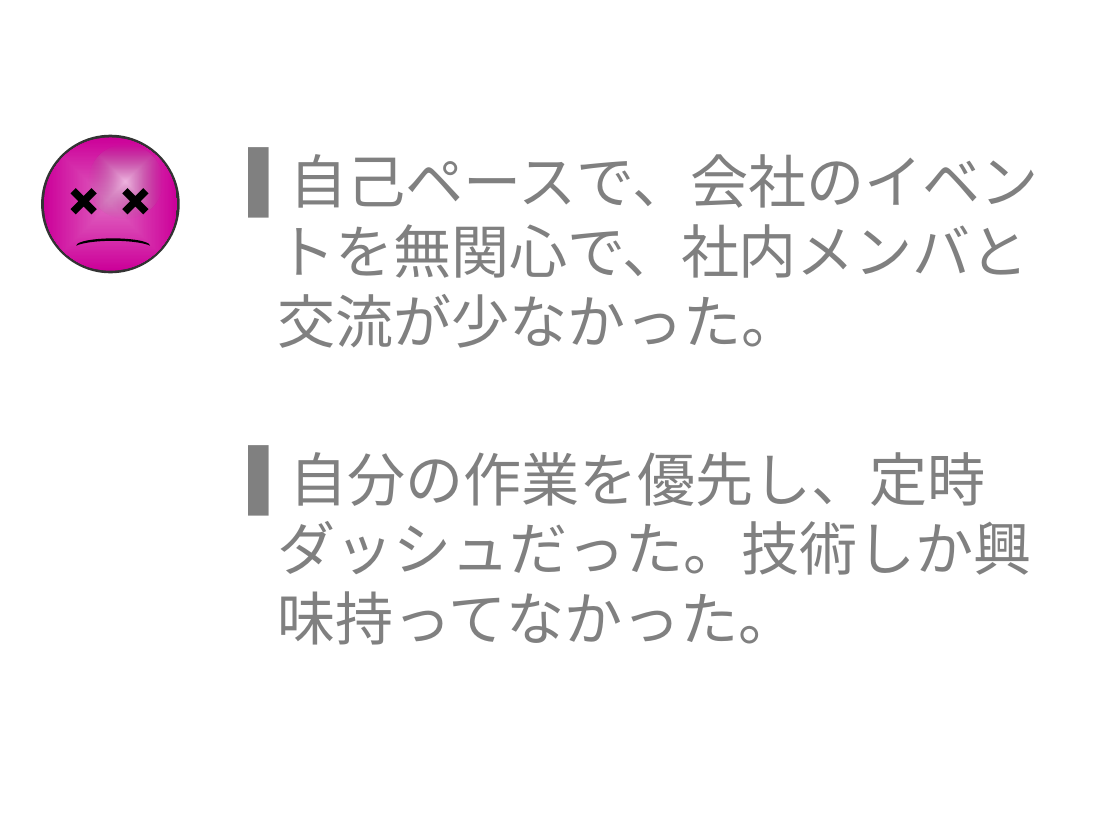
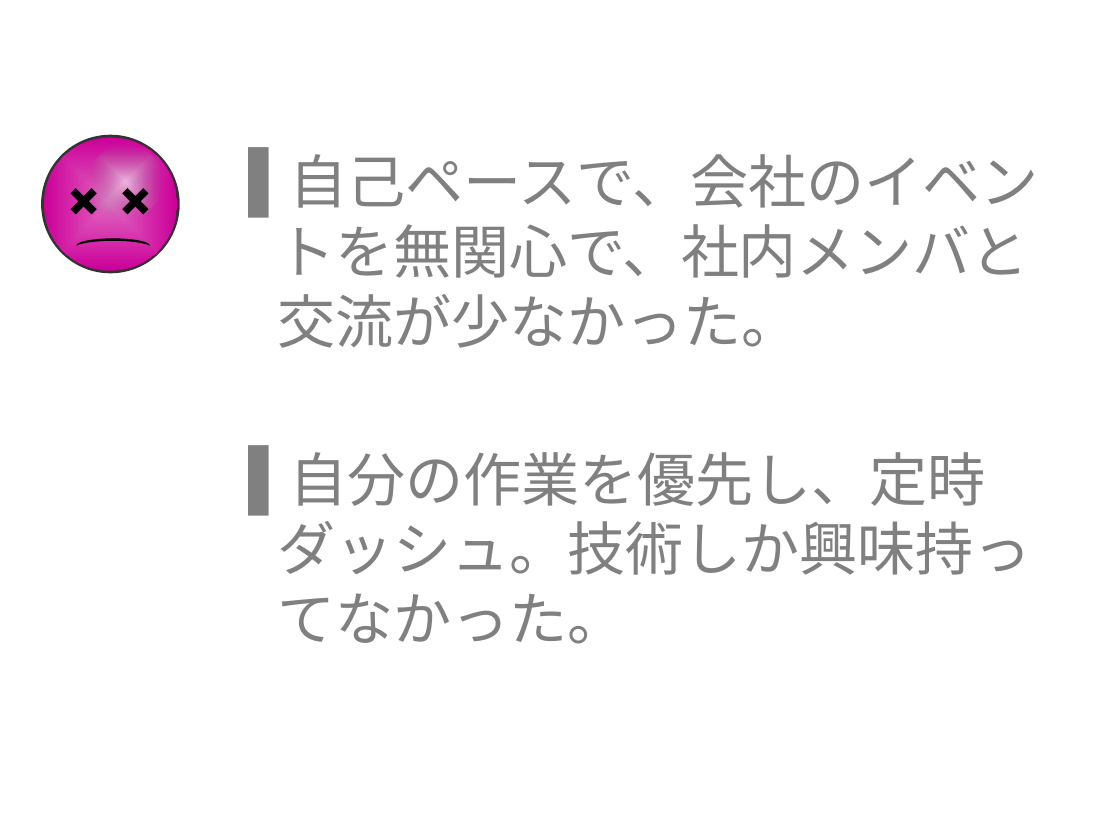
Before and after one commit to milo-bb/test, a slide deck: slide 4 of 昇格プレゼン(徐洋)_new.pptx. Drawn at 1120x840 pixels with LibreOffice and Linux fonts; fonts in the diff are those of the drawing; background and template pictures are left out. Boxes give left, top, right and bottom in pixels: in the first picture for what was removed or moved away, otherwise in the second. Text is boxed around its words. In the diff, an @@ line names an element or a change of style, - is before the commit and + after.

```diff
--- a/昇格プレゼン(徐洋)_new.pptx
+++ b/昇格プレゼン(徐洋)_new.pptx
@@ text at [277,452,1031,644]: text changed @@
-▌ 自分の作業を優先し、定時ダッシュだった。技術しか興味持ってなかった。
+▌ 自分の作業を優先し、定時ダッシュ。技術しか興味持ってなかった。
```
Also in this commit, not shown: 1 other slide changed, 1 slide added.
